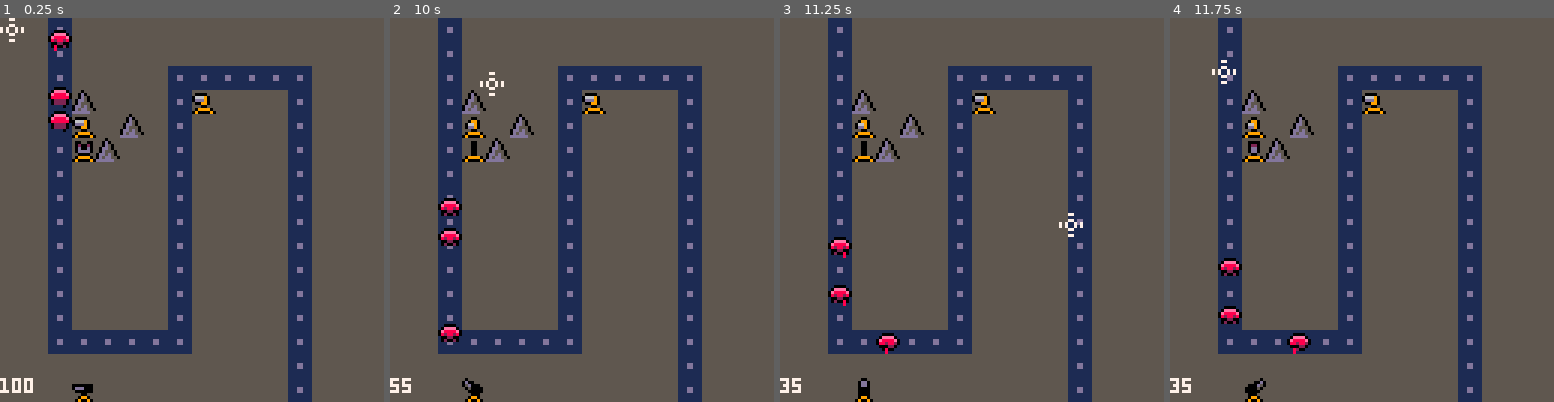
Above: before the commit, frames 1-4 (left to right).
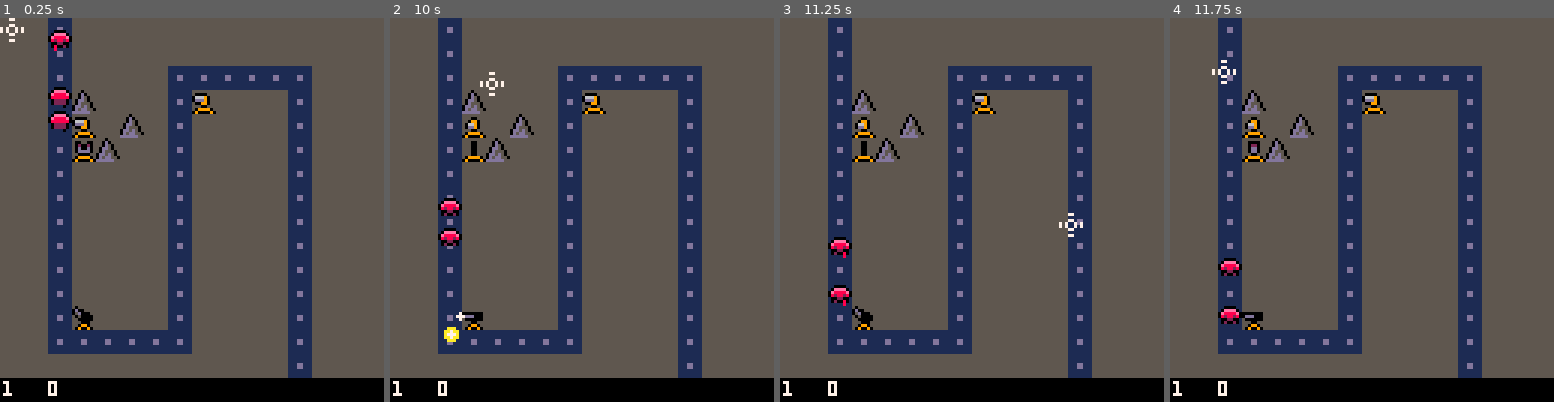
Above: after the commit, the same moments.

Repository: burlapjack/tower
Game: PICO-8 cartridge tower.p8
Two runs of this game, one before a commit and one after it. Both use one fixed random seed, a clock stepped at 60 frames per second and the inputs below.
Inputs (mouse positions are in pixels of both pictures, inside the frame that each line leads up to):
- Up to frame 1 (0.25 s): no input
- Up to frame 2 (10 s): click (670, 121) at 0.67 s; click (436, 267) at 1.22 s; click (497, 114) at 1.77 s; click (562, 259) at 2.32 s; click (624, 106) at 2.87 s; click (685, 256) at 3.42 s; click (451, 102) at 3.97 s; click (512, 248) at 4.52 s; click (574, 94) at 5.07 s; click (639, 244) at 5.62 s; click (701, 90) at 6.17 s; click (466, 236) at 6.72 s; click (528, 83) at 7.27 s; click (589, 229) at 7.82 s; click (654, 79) at 8.37 s; click (716, 225) at 8.92 s; click (478, 71) at 9.47 s
- Up to frame 3 (11.25 s): click (933, 217) at 10.02 s; click (995, 64) at 10.57 s; click (1060, 213) at 11.12 s
- Up to frame 4 (11.75 s): click (1212, 60) at 11.67 s

The runs differ from the first frame. In frame 1, 6.3% of the frame differs, in the area x 0-100%, y 75-100%; in frame 2, 6.5%, in the area x 0-100%, y 76-100%; in frame 3, 6.5%; in frame 4, 6.5%.

Commit message:
added game_hud_basic with draw functions

Diff:
--- a/tower.p8
+++ b/tower.p8
@@ -10,10 +10,19 @@
 	mode = 0,
 	closest_unit = 0
 }
+game_unit_selected = 0
+-->8
+--hud components
+game_hud_basic = {
+	bg = {0, 120, 128, 128},
+	bg_clr = 0,
+	lvl = {1, 121},
+	money = {16, 121}
+}
 
 game_menu_build = {
 	bg = {},
-	bg_clr = {},
+	bg_clr = 0,
 	btn_tower_1 = {32, 1},
 	btn_tower_2 = {40, 1},
 	btn_tower_3 = {48, 1},
@@ -36,8 +45,6 @@
 	btn_tm = 8,
 	btn_tmr = 0
 }
-
-game_unit_selected = 0
 
 function game_menu_unit_reset()
 	local gm = game_menu_unit
@@ -533,6 +540,12 @@
 end
 
 function sys_draw_hud()
+	--basic hud
+	local ghb = game_hud_basic
+	rectfill(ghb.bg[1], ghb.bg[2], ghb.bg[3], ghb.bg[4], ghb.bg_clr)
+	print(game_level, ghb.lvl[1], ghb.lvl[2], 7)
+	print(game_money, ghb.money[1], ghb.money[2], 7)
+
 	--unit select menu options
 	local gm = game_menu_unit
 	local n = 0
@@ -698,7 +711,7 @@
 
 	sys_initialize_road()
 	ent_tower_create(24, 32, 1)
-	ent_tower_create(24, 120, 3)
+	ent_tower_create(24, 96, 3)
 	ent_tower_create(24, 40, 2)
 --	ent_tower_create(32, 96, 1)
 	ent_tower_create(64, 24, 1)
@@ -734,9 +747,6 @@
 	sys_draw_explosions()
 	sys_draw_hud()
 	sys_draw_cursor()
-	if #ent_enemy > 0 then
-		print(ent_enemy[1].hp, 0, 120, 7)
-	end
 end
 __gfx__
 00000000fffffffffffffffffffffffffffff00ffff00fffffffffffffffffffffffffffffffffffffffffffffffffff00000000000000000000000000000000
